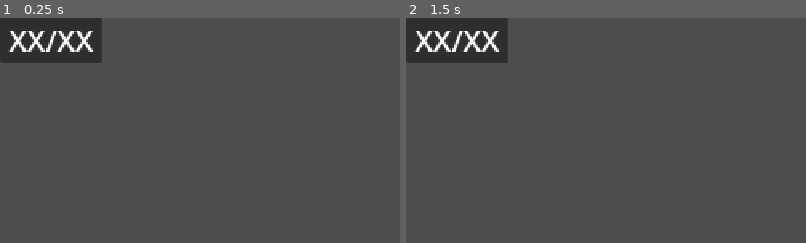
Above: before the commit, frames 1-2 (left to right).
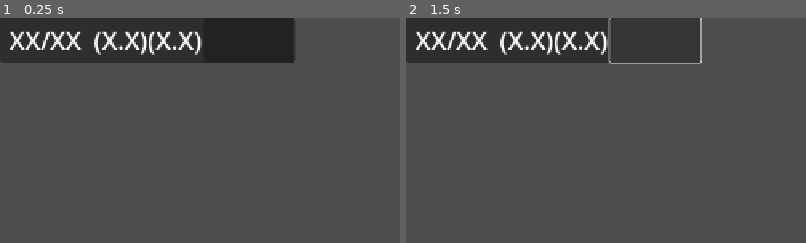
Above: after the commit, the same moments.

Repository: VodkaNaLogica/Desafio-250926
Game: Godot game, scene res://hud.tscn
The game is run twice, just before and just after one commit, with the same random seed, the same clock (stepped at 60 frames per second) and the same inputs. This scene is started directly instead of the project's main scene.
Inputs (mouse positions are % of the whole screen's width and height, from its top left):
- Up to frame 1 (0.25 s): no input
- Up to frame 2 (1.5 s): click (31, 5) at 0.52 s; tap Enter at 1.25 s; hold Right (ui_right) from 1.28 s (still down); tap Up (ui_up) at 1.35 s
The pictures show only the part of the screen within x 0-50%, y 0-50%; the shares and areas given below are measured in that part.

The runs differ from the first frame. In frame 1, 11% of the frame differs, in the area x 2-74%, y 0-20%; in frame 2, 6.3%.

Commit message:
tentando adicionar uma nova movimentação e interação com a hud

Diff:
--- a/Player/player.gd
+++ b/Player/player.gd
@@ -1,26 +1,41 @@
 extends CharacterBody2D
 
 const JUMP_FORCE = -600.0
-
-@onready var hud: Control = $"../CanvasLayer/HUD"
+var global_direction
 
 var contador: int = 0
+var idModo: int = 0
 
 func _physics_process(delta: float) -> void:
-	if not is_on_floor():
-		velocity += get_gravity() * delta * 1.5
-
-	if Input.is_action_just_pressed("ui_up") and is_on_floor():
-		velocity.y = JUMP_FORCE
-
-	var direction := Input.get_axis("ui_left", "ui_right")
 	var running = Input.is_action_pressed("ui_shift")
 	var BASE_SPEED = 950.0 if running else 680.0
+	var BASE_ROTATION = 15
 
-	if direction:
-		velocity.x = direction * BASE_SPEED
-	else:
-		velocity.x = move_toward(velocity.x, 0, BASE_SPEED)
+	if idModo == 0:
+		if not is_on_floor():
+			velocity += get_gravity() * delta * 1.5
+		if Input.is_action_just_pressed("ui_up") and is_on_floor():
+			velocity.y = JUMP_FORCE
+
+		var direction := Input.get_axis("ui_left", "ui_right")
+
+		if direction:
+			velocity.x = direction * BASE_SPEED
+		else:
+			velocity.x = move_toward(velocity.x, 0, BASE_SPEED)
+
+	if idModo == 1:
+		var directionX := Input.get_axis("ui_left", "ui_right")
+		var directionY := Input.get_axis("ui_down", "ui_up")
+
+
+		if directionX:
+			rotation += directionX / BASE_ROTATION
+		else:
+			rotation += directionX / BASE_ROTATION
+
+		if directionY:
+			position += Vector2.UP.rotated(rotation) * BASE_SPEED * delta
 
 	move_and_slide()
 
@@ -33,4 +48,9 @@
 				contador+=1
 		else:
 			contador += 1
-			hud.atualizarLabel(str(contador) + "/" + str(limite))
+			Hud.atualizarLabel(str(contador) + "/" + str(limite), 1)
+
+func mudarDeModo():
+	if idModo > 1:
+		idModo = 0
+	idModo += 1
--- a/hud.gd
+++ b/hud.gd
@@ -1,6 +1,15 @@
 extends Control
 
-@onready var panelLabel = $Panel/Label
+@onready var panelLabel1 = $"Panel/HBoxContainer/Label"
+@onready var panelLabel2 = $"Panel/HBoxContainer/Label2"
 
-func atualizarLabel(text: String):
-	panelLabel.text = text
+func atualizarLabel(text: String, id: int):
+	var strId = str(id)
+	match  strId:
+		"1":
+			panelLabel1.text = text
+		"2":
+			panelLabel2.text = text
+
+func _on_button_pressed() -> void:
+	Player.mudarDeModo()
--- a/hud.tscn
+++ b/hud.tscn
@@ -13,17 +13,37 @@
 
 [node name="Panel" type="Panel" parent="." unique_id=968672354]
 layout_mode = 0
-offset_right = 163.0
+offset_right = 472.0
 offset_bottom = 71.0
 
-[node name="Label" type="Label" parent="Panel" unique_id=1440159228]
+[node name="HBoxContainer" type="HBoxContainer" parent="Panel" unique_id=1517717654]
 layout_mode = 1
 anchors_preset = 15
 anchor_right = 1.0
 anchor_bottom = 1.0
 grow_horizontal = 2
 grow_vertical = 2
-theme_override_font_sizes/font_size = 47
+
+[node name="Label" type="Label" parent="Panel/HBoxContainer" unique_id=578920663]
+layout_mode = 2
+size_flags_horizontal = 3
+size_flags_vertical = 1
+theme_override_font_sizes/font_size = 40
 text = "XX/XX"
 horizontal_alignment = 1
 vertical_alignment = 1
+
+[node name="Label2" type="Label" parent="Panel/HBoxContainer" unique_id=1734780120]
+layout_mode = 2
+size_flags_horizontal = 3
+size_flags_vertical = 1
+theme_override_font_sizes/font_size = 40
+text = "(X.X)(X.X)"
+horizontal_alignment = 1
+vertical_alignment = 1
+
+[node name="Button" type="Button" parent="Panel/HBoxContainer" unique_id=862714391]
+layout_mode = 2
+size_flags_horizontal = 3
+
+[connection signal="pressed" from="Panel/HBoxContainer/Button" to="." method="_on_button_pressed"]
--- a/main.tscn
+++ /dev/null
@@ -1,53 +0,0 @@
-[gd_scene format=3 uid="uid://tkvbrrksgq5m"]
-
-[ext_resource type="Texture2D" uid="uid://cvq8t6gfns3r7" path="res://icon.svg" id="1_0xm2m"]
-[ext_resource type="PackedScene" uid="uid://bf2yqehpf4hpx" path="res://Player/player.tscn" id="2_h2yge"]
-[ext_resource type="Script" uid="uid://qulen2br1ari" path="res://canvas_layer.gd" id="3_h2yge"]
-[ext_resource type="PackedScene" uid="uid://0l56jt3gsr0v" path="res://hud.tscn" id="4_1bvp3"]
-
-[sub_resource type="RectangleShape2D" id="RectangleShape2D_h2yge"]
-size = Vector2(29, 497.5)
-
-[sub_resource type="RectangleShape2D" id="RectangleShape2D_0xm2m"]
-size = Vector2(1683.5, 128)
-
-[node name="Node2D" type="Node2D" unique_id=379288749]
-
-[node name="Player" parent="." unique_id=1366942499 instance=ExtResource("2_h2yge")]
-position = Vector2(1028, 398)
-
-[node name="Camera2D" type="Camera2D" parent="Player" unique_id=1178613666]
-zoom = Vector2(0.8, 0.8)
-limit_bottom = 771
-position_smoothing_enabled = true
-
-[node name="StaticBody2D" type="StaticBody2D" parent="." unique_id=1878729972]
-
-[node name="Area2D" type="Area2D" parent="StaticBody2D" unique_id=1228336360]
-
-[node name="CollisionShape2D2" type="CollisionShape2D" parent="StaticBody2D/Area2D" unique_id=1556353345]
-position = Vector2(293.5, 398)
-shape = SubResource("RectangleShape2D_h2yge")
-
-[node name="Sprite2D" type="Sprite2D" parent="StaticBody2D/Area2D" unique_id=1351603212]
-z_index = 1
-position = Vector2(293, 397.5)
-scale = Vector2(1.75, 3.8359375)
-texture = ExtResource("1_0xm2m")
-
-[node name="CollisionShape2D" type="CollisionShape2D" parent="StaticBody2D" unique_id=1312711389]
-position = Vector2(777.75, 707)
-shape = SubResource("RectangleShape2D_0xm2m")
-
-[node name="Sprite2D" type="Sprite2D" parent="StaticBody2D" unique_id=936082160]
-position = Vector2(777, 707)
-scale = Vector2(13.140625, 1)
-texture = ExtResource("1_0xm2m")
-
-[node name="CanvasLayer" type="CanvasLayer" parent="." unique_id=1993019920]
-visible = false
-script = ExtResource("3_h2yge")
-
-[node name="HUD" parent="CanvasLayer" unique_id=1617152066 instance=ExtResource("4_1bvp3")]
-
-[connection signal="body_entered" from="StaticBody2D/Area2D" to="Player" method="_on_area_2d_body_entered"]
--- a/project.godot
+++ b/project.godot
@@ -14,6 +14,11 @@
 run/main_scene="uid://tkvbrrksgq5m"
 config/features=PackedStringArray("4.7", "GL Compatibility")
 config/icon="res://icon.svg"
+
+[autoload]
+
+Player="*uid://px5xojn6pvgk"
+Hud="*uid://cr3xhsu0btw4i"
 
 [display]
 
Not shown, added: main.tscn26777535264.tmp
